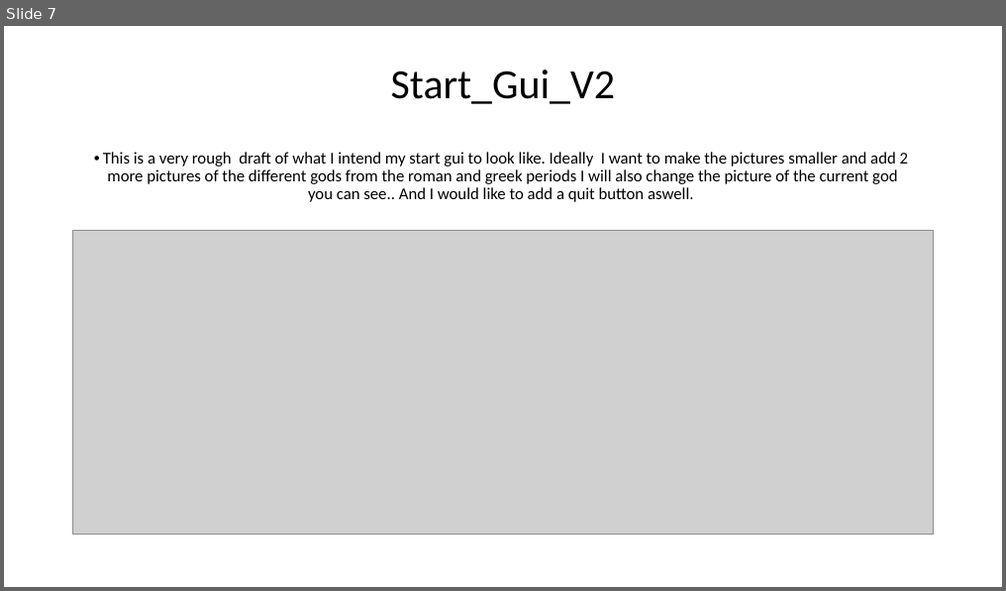
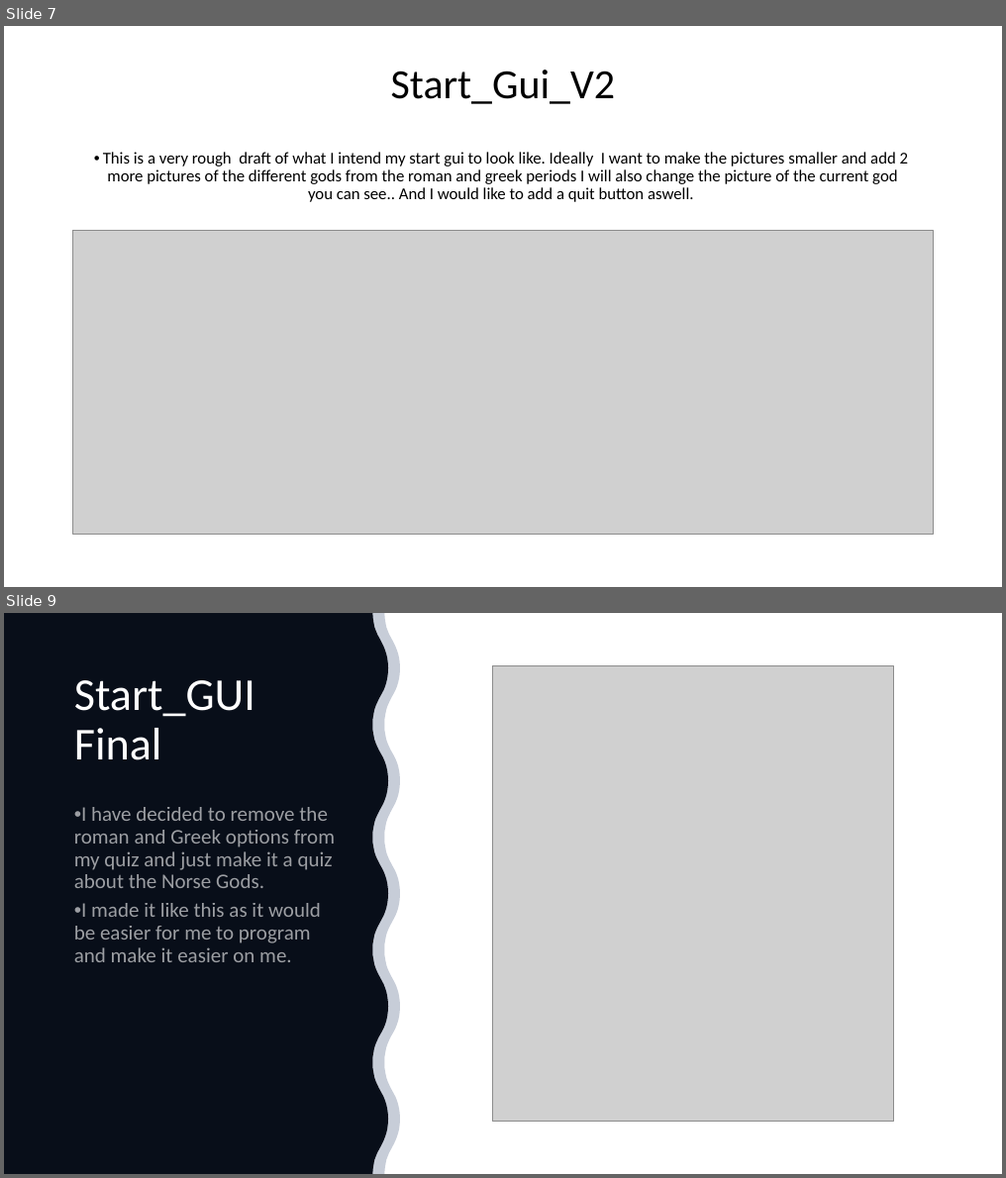
Before and after one commit to morrisj70800/01_Assesment, a slide deck: Programming Assesment.pptx. Shown one above the other, each under a label of ours: slide 7 before the commit, slides 7 and 9 after it; the slides between them are not shown. The pictures are 1006x591 and 1006x1178 pixels, drawn with LibreOffice and Linux fonts; fonts in the diff are those of the drawing; grey boxes stand for pictures. Boxes give left, top, right and bottom in pixels: in the first picture for what was removed or moved away, otherwise in the second. Text is boxed around its words. In the diff, an @@ line names an element or a change of style, - is before the commit and + after.

Commit message:
Updated Start_GUI
Removed roman and greek options.

```diff
--- a/Programming Assesment.pptx
+++ b/Programming Assesment.pptx
@@ slide 9 added at box(4, 613, 1002, 1174), background #FFFFFF @@
@@ freeform shape added at box(4, 613, 388, 1174), fill #000000 @@
@@ freeform shape added at box(4, 613, 400, 1174), fill #203864 at 25% opacity @@
@@ picture added at box(492, 665, 894, 1121) @@
@@ title added at box(74, 680, 255, 761), 44 pt, text #FFFFFF @@
+Start_GUI Final
@@ text added at box(74, 807, 335, 962), 20 pt, text #FFFFFF at 60% opacity @@
+• I have decided to remove the roman and Greek options from my quiz and just make it a quiz about the Norse Gods.
+• I made it like this as it would be easier for me to program and make it easier on me.
```
Also in this commit, not shown: 2 other slides added, 2 slides removed, 5 other files.
